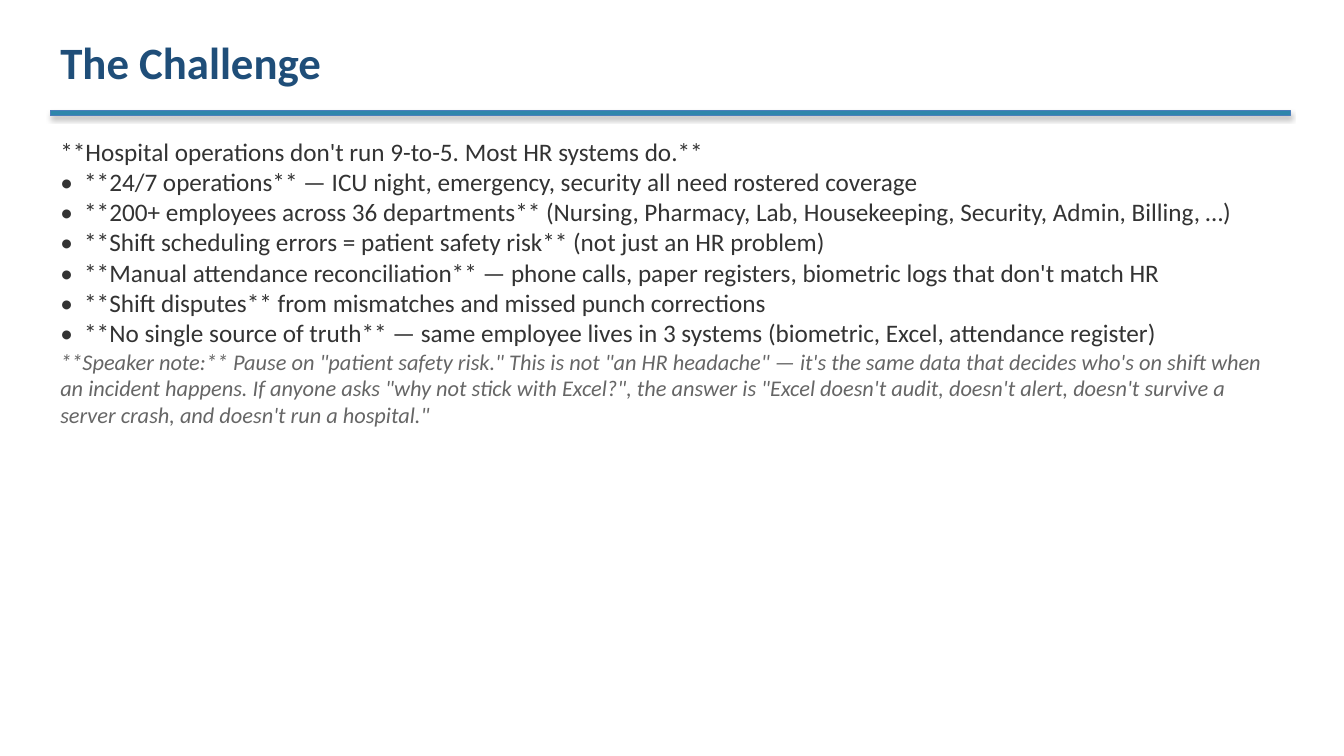
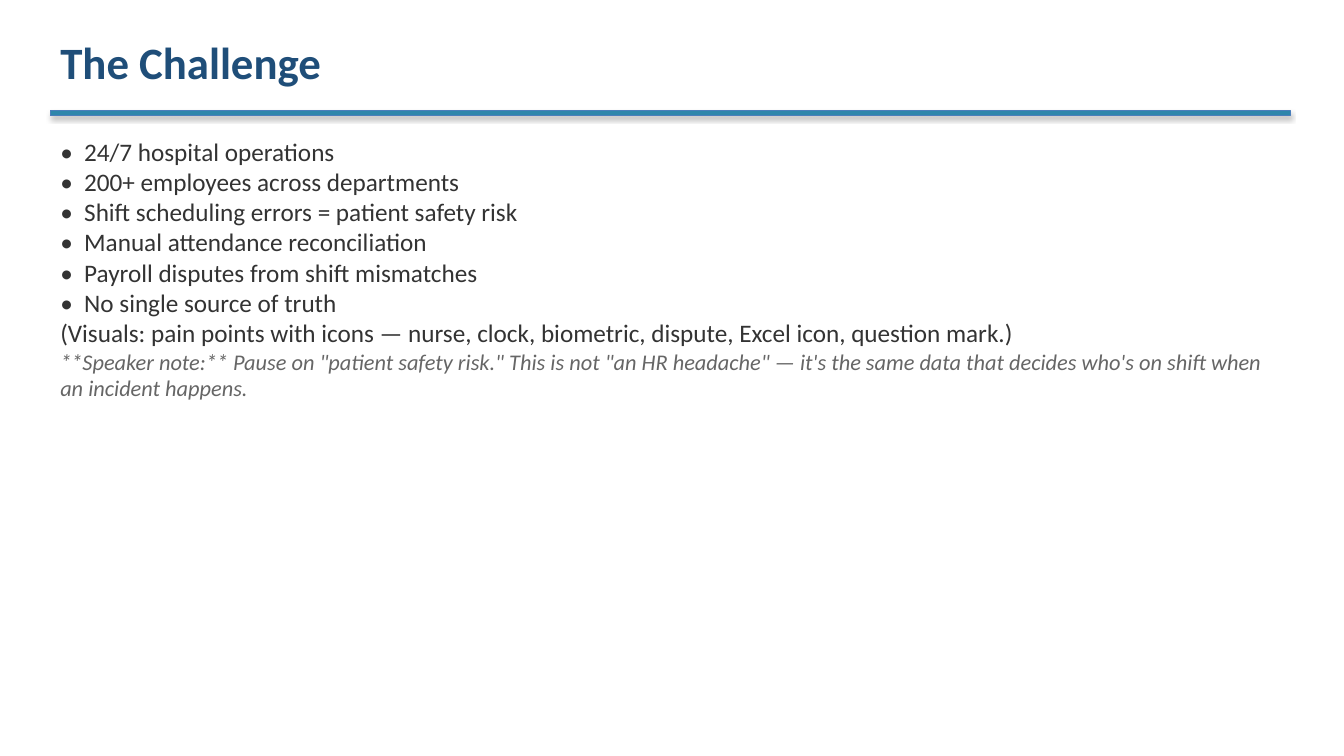
Before and after one commit to venkat-narasimha/haritha-hospitals, a slide deck: slide 4 of docs/phase6/03-client/03.4-client-presentation.pptx. Drawn at 1344x756 pixels with LibreOffice and Linux fonts; fonts in the diff are those of the drawing. Boxes give left, top, right and bottom in pixels: in the first picture for what was removed or moved away, otherwise in the second. Text is boxed around its words. In the diff, an @@ line names an element or a change of style, - is before the commit and + after.

Commit message:
docs(phase6): polish pass 2 - remove TBD slides, replace implementation with why-choose, refresh roster

```diff
--- a/docs/phase6/03-client/03.4-client-presentation.pptx
+++ b/docs/phase6/03-client/03.4-client-presentation.pptx
@@ text at (60,143,1261,400): text changed @@
-**Hospital operations don't run 9-to-5. Most HR systems do.**
-• **24/7 operations** — ICU night, emergency, security all need rostered coverage
-• **200+ employees across 36 departments** (Nursing, Pharmacy, Lab, Housekeeping, Security, Admin, Billing, …)
-• **Shift scheduling errors = patient safety risk** (not just an HR problem)
-• **Manual attendance reconciliation** — phone calls, paper registers, biometric logs that don't match HR
-• **Shift disputes** from mismatches and missed punch corrections
-• **No single source of truth** — same employee lives in 3 systems (biometric, Excel, attendance register)
-**Speaker note:** Pause on "patient safety risk." This is not "an HR headache" — it's the same data that decides who's on shift when an incident happens. If anyone asks "why not stick with Excel?", the answer is "Excel doesn't audit, doesn't alert, doesn't survive a server crash, and doesn't run a hospital."
+• 24/7 hospital operations
+• 200+ employees across departments
+• Shift scheduling errors = patient safety risk
+• Manual attendance reconciliation
+• Payroll disputes from shift mismatches
+• No single source of truth
+(Visuals: pain points with icons — nurse, clock, biometric, dispute, Excel icon, question mark.)
+**Speaker note:** Pause on "patient safety risk." This is not "an HR headache" — it's the same data that decides who's on shift when an incident happens.
```
Also in this commit, not shown: 6 other slides changed, 1 slide added, 5 slides removed, 2 other files.
